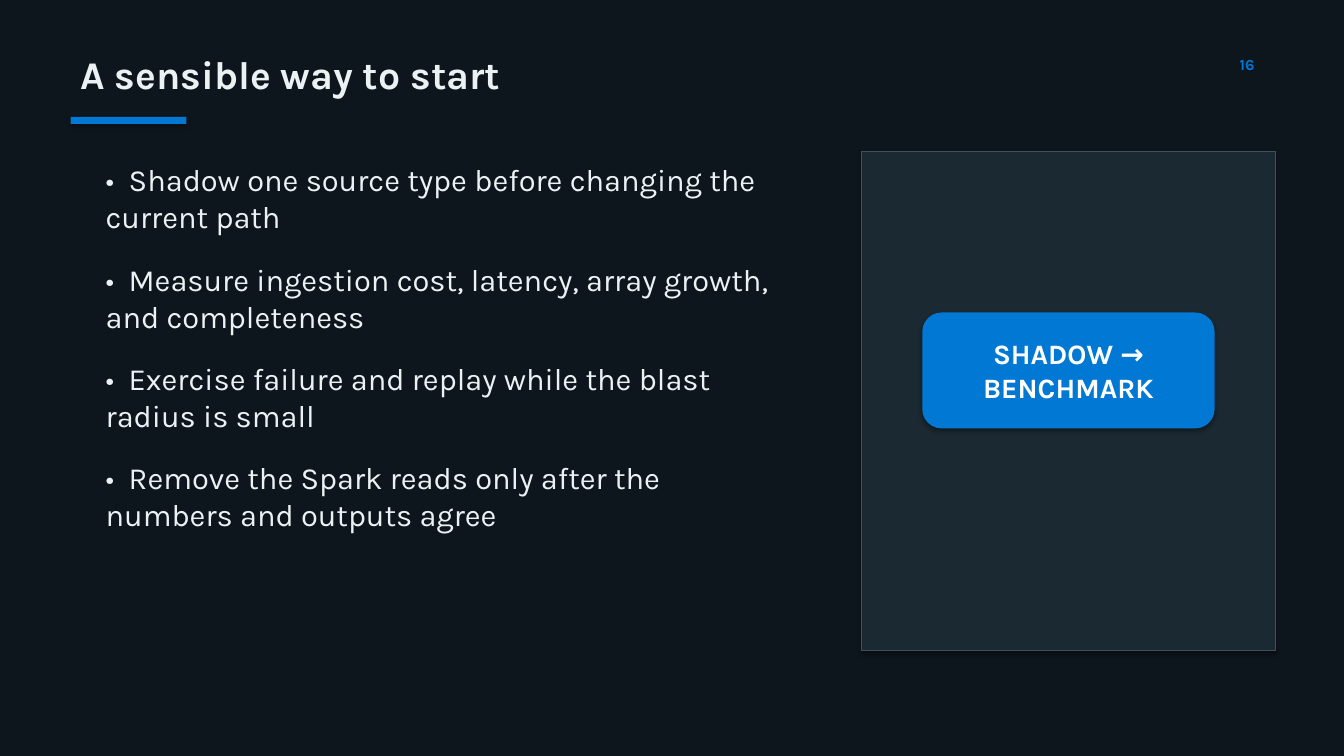
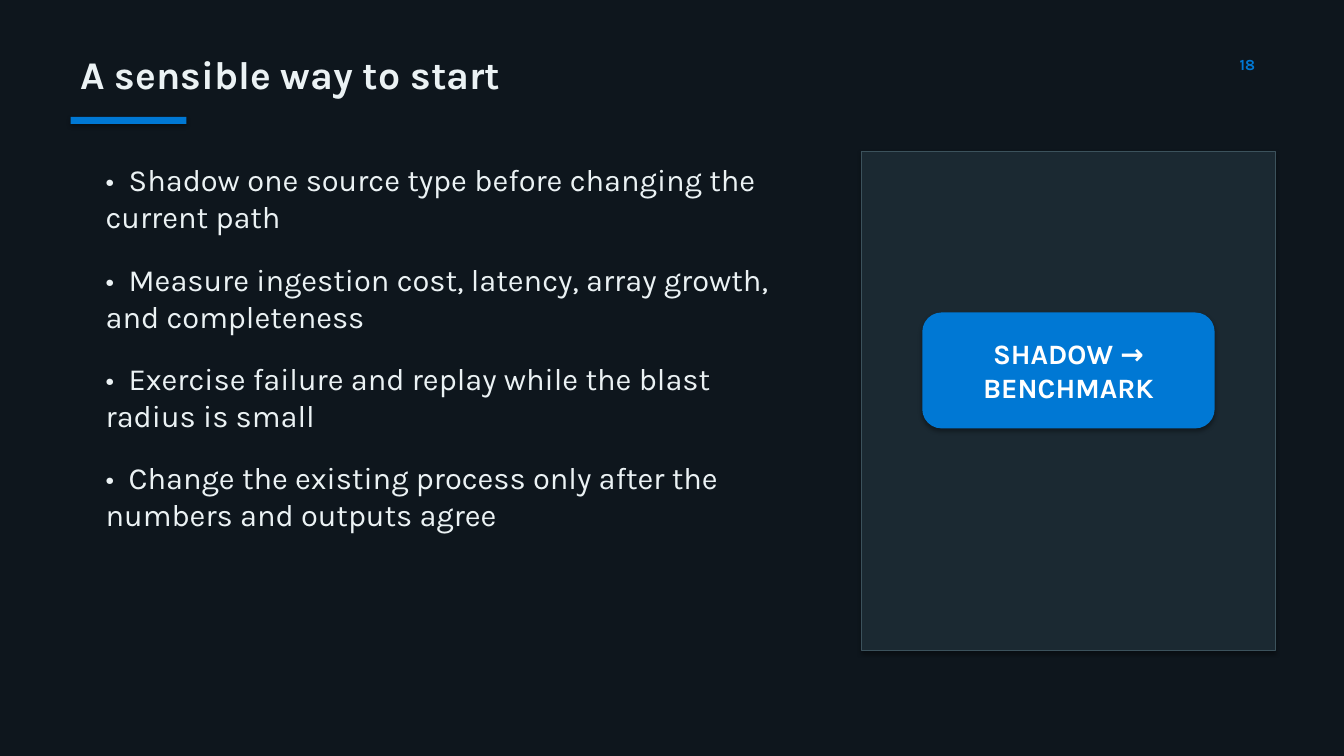
Before and after one commit to MatthieuLefebvre/eventhouse-schema-drift-reference, a slide deck: slide 18 of presentation/eventhouse-schema-drift-reference.pptx (slide 16 before the commit). Drawn at 1344x756 pixels with LibreOffice and Linux fonts; fonts in the diff are those of the drawing. Boxes give left, top, right and bottom in pixels: in the first picture for what was removed or moved away, otherwise in the second. Text is boxed around its words. In the diff, an @@ line names an element or a change of style, - is before the commit and + after.

```diff
--- a/presentation/eventhouse-schema-drift-reference.pptx
+++ b/presentation/eventhouse-schema-drift-reference.pptx
@@ text at [106,468,718,533]: text changed @@
-• Remove the Spark reads only after the numbers and outputs agree
+• Change the existing process only after the numbers and outputs agree
```
Also in this commit, not shown: 13 other slides changed, 4 slides added, 2 slides removed, 4 other files.
